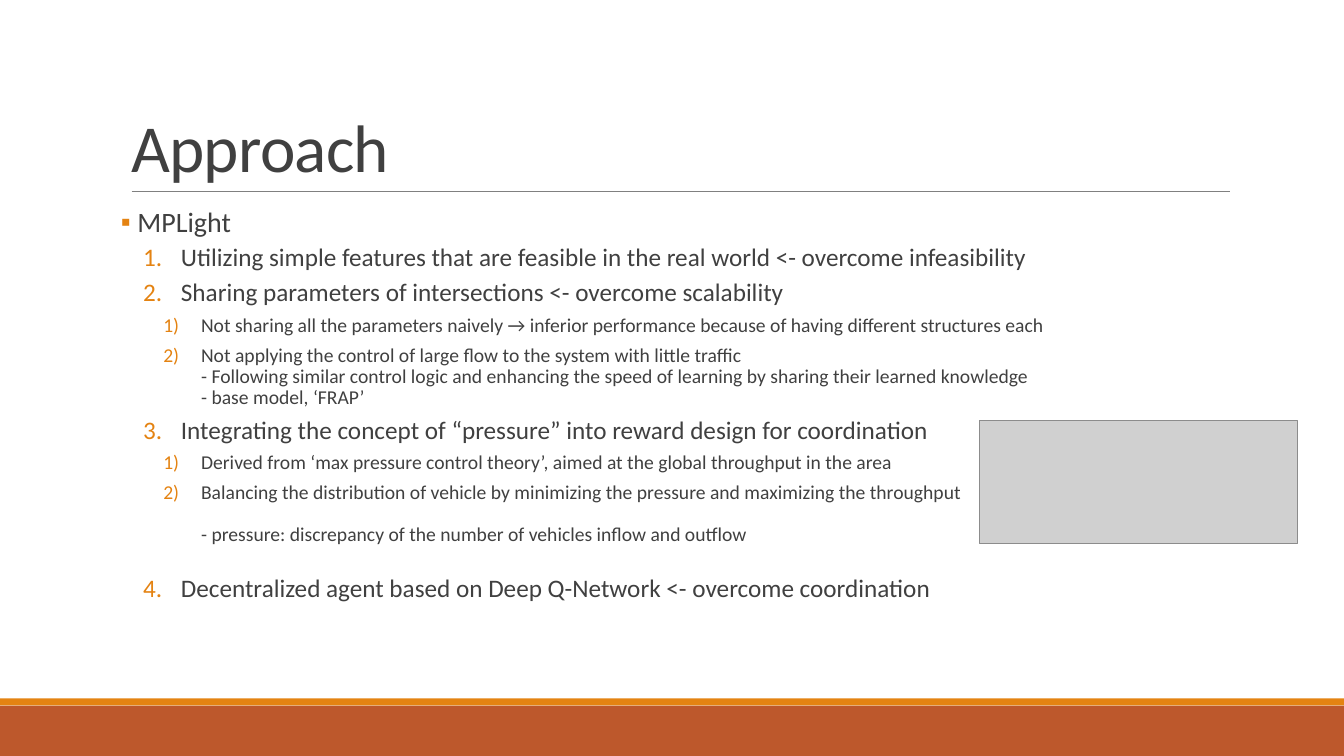
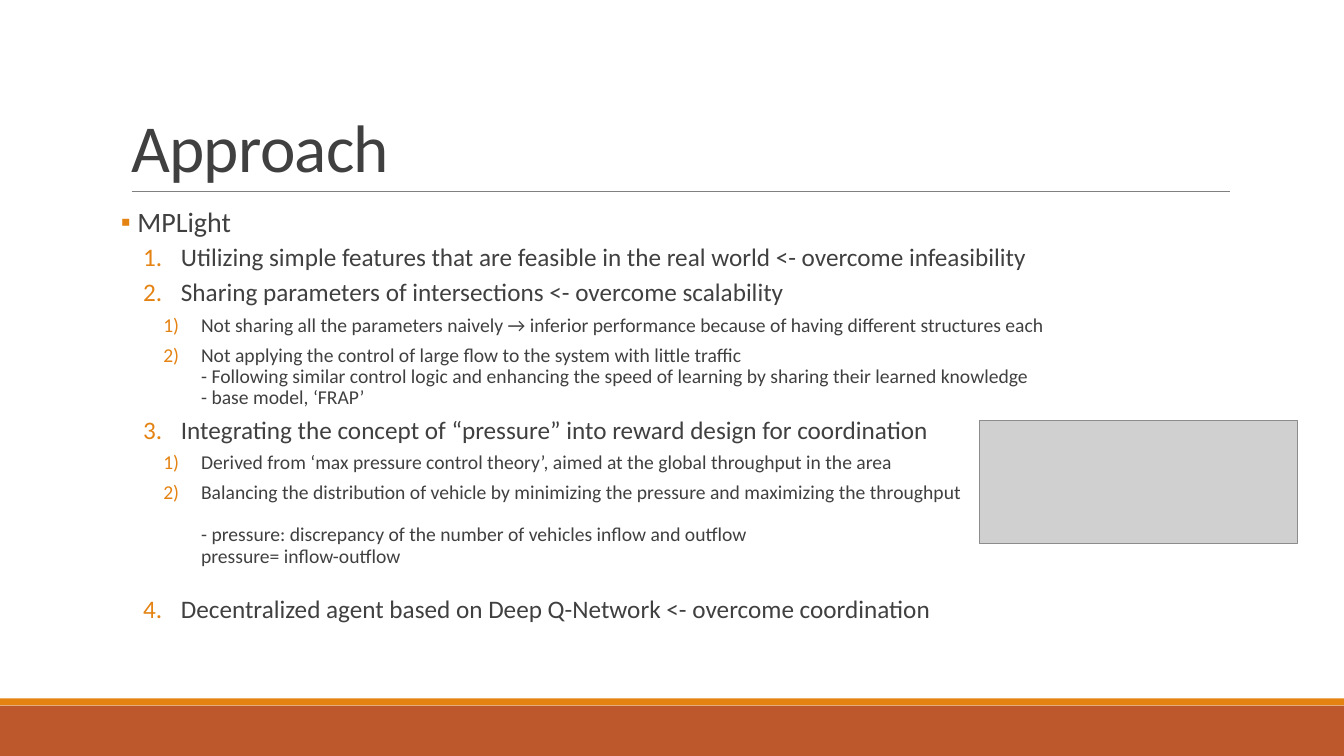
Before and after one commit to 3neutronstar/traffic-optimization_RL, a slide deck: slide 19 of 1st_Seminar(강민수).pptx (slide 22 before the commit). Drawn at 1344x756 pixels with LibreOffice and Linux fonts; fonts in the diff are those of the drawing; grey boxes stand for pictures. Boxes give left, top, right and bottom in pixels: in the first picture for what was removed or moved away, otherwise in the second. Text is boxed around its words. In the diff, an @@ line names an element or a change of style, - is before the commit and + after.

```diff
--- a/1st_Seminar(강민수).pptx
+++ b/1st_Seminar(강민수).pptx
@@ text at (x1=201, y1=485, x2=961, y2=566): text changed @@
-    2) Balancing the distribution of vehicle by minimizing the pressure and maximizing the throughput
-       - pressure: discrepancy of the number of vehicles inflow and outflow
+    2) Balancing the distribution of vehicle by minimizing the pressure and maximizing the throughput
+       - pressure: discrepancy of the number of vehicles inflow and outflow
+       pressure= inflow-outflow
```
Also in this commit, not shown: 7 other slides changed.
